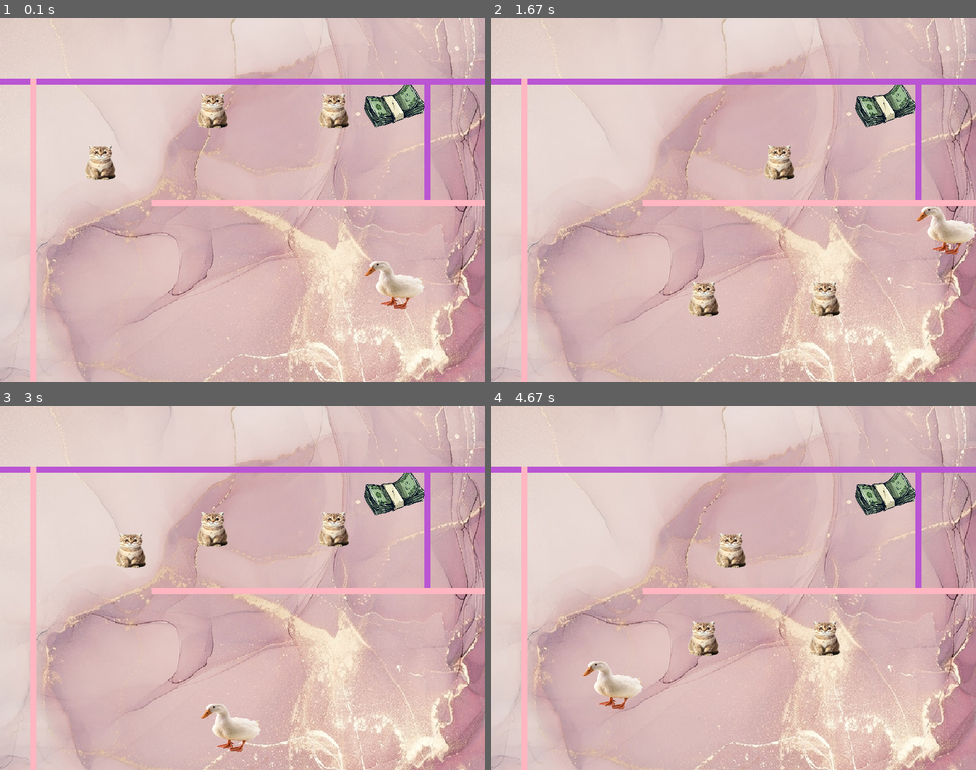
Above: before the commit, frames 1-4 (two rows, left to right).
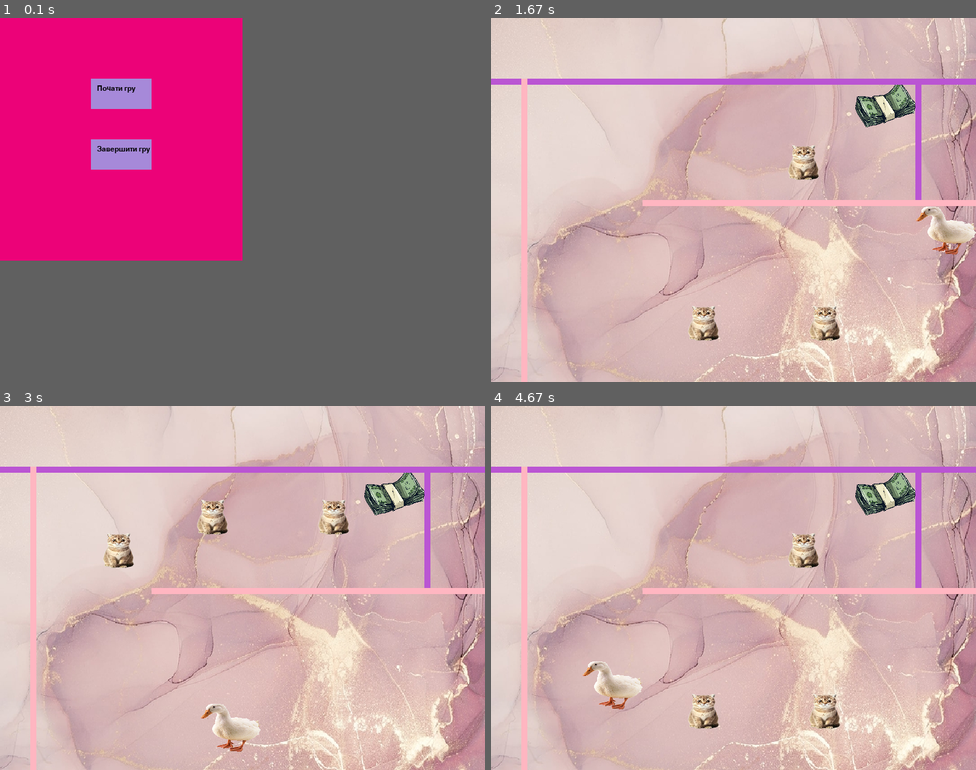
Above: after the commit, the same moments.

Repository: Sofia7306/game1
Game: pygame game, started from Game.py
The game is run twice, just before and just after one commit, with the same random seed, the same clock (stepped at 60 frames per second) and the same inputs.
Inputs (mouse positions are in pixels of both pictures, inside the frame that each line leads up to):
- Up to frame 1 (0.1 s): no input
- Up to frame 2 (1.67 s): click (612, 94) at 0.38 s, where only the run after the commit has a clickable "Почати гру"; hold D 0.67-1.13 s; move the mouse to (714, 214) at 0.7 s; hold W 1.17-1.47 s
- Up to frame 3 (3 s): hold A 2-2.53 s; hold S 2.57-2.87 s; hold A from 2.9 s (still down)
- Up to frame 4 (4.67 s): release A at 3.3 s; hold W 3.33-3.7 s; hold D 3.73-4.37 s; hold S from 4.4 s (still down)
In our replay, in frame 1 the window is 800x600 before the commit and 400x400 after it. These sizes can differ from the game's own. Grey fills any space a smaller window leaves; there, only what the larger window draws over its background counts as a difference.

The runs differ from the first frame. In frame 1, 97% of the frame differs, in the area x 0-100%, y 0-100%; in frame 2, 2.2%; in frame 3, 1.8%; in frame 4, 2.5%.

Commit message:
Add files via upload

Diff:
--- a/Game.py
+++ b/Game.py
@@ -65,6 +65,8 @@
         bullets.add(bullet)
 
 
+
+
 class Wall(sprite.Sprite):
     def __init__(self, color_1, color_2, color_3, wall_x, wall_y, wall_width, wall_height):
         super().__init__()
@@ -93,6 +95,47 @@
         if self.rect.x > 1000:
             self.kill()
 
+
+
+menu = display.set_mode((400,400))
+display.set_caption("")
+
+start_button=Rect(150,100,100,50)
+exit_button=Rect(150,200,100,50)
+
+font.init()
+menu_font=font.Font( None,18)
+
+
+mg = True
+while mg:
+    for e in event.get():
+        if e.type == QUIT:
+            mg = False
+            game = False
+        elif e.type == MOUSEBUTTONDOWN and e. button ==1:
+            if exit_button.collidepoint(mouse.get_pos()):
+                mg = False
+                game = False
+            if start_button.collidepoint(mouse.get_pos()):
+                mg = False
+                game = True
+
+    menu.fill ((236,2,120))
+    draw.rect(menu,(166,137,217),start_button)
+    draw.rect(menu,(166,137,217),exit_button)
+
+    start_text=menu_font.render("Почати гру", True, (0,0,0))
+    exit_text=menu_font.render("Завершити гру", True, (0,0,0))
+    menu.blit(start_text,(start_button.x+10, start_button.y+10))
+    menu.blit(exit_text,(exit_button.x+10, exit_button.y+10))
+
+    display.update()
+
+display.quit()
+display.init()
+
+
 window =display.set_mode((800,600))
 picture =transform.scale(image.load("images.jpg"),(800,600))
 
@@ -120,7 +163,7 @@
 
 x1,y1 = 100,100
 x2,y2 = 100,200
-game=True
+
 
 lvl1 = True
 lvl2 = False
